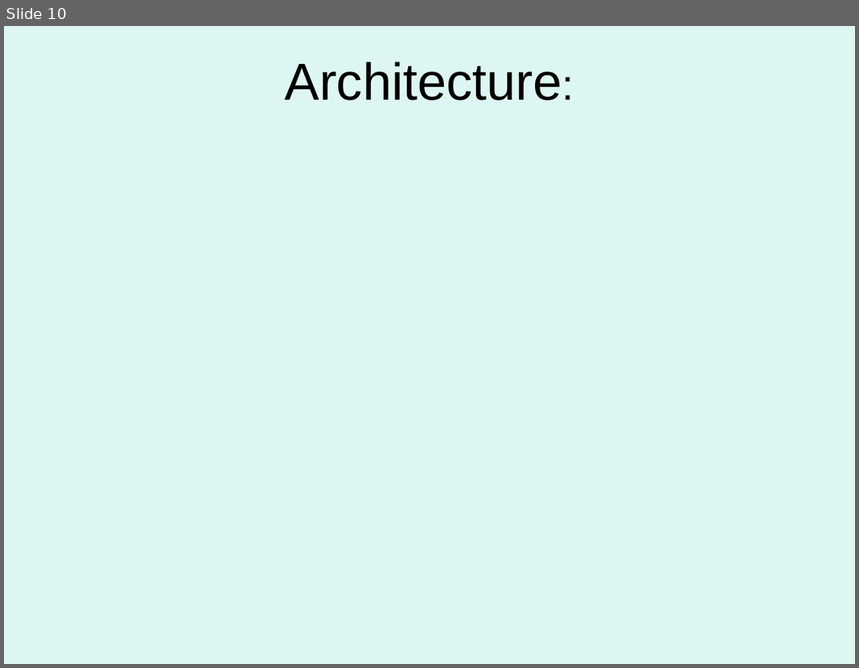
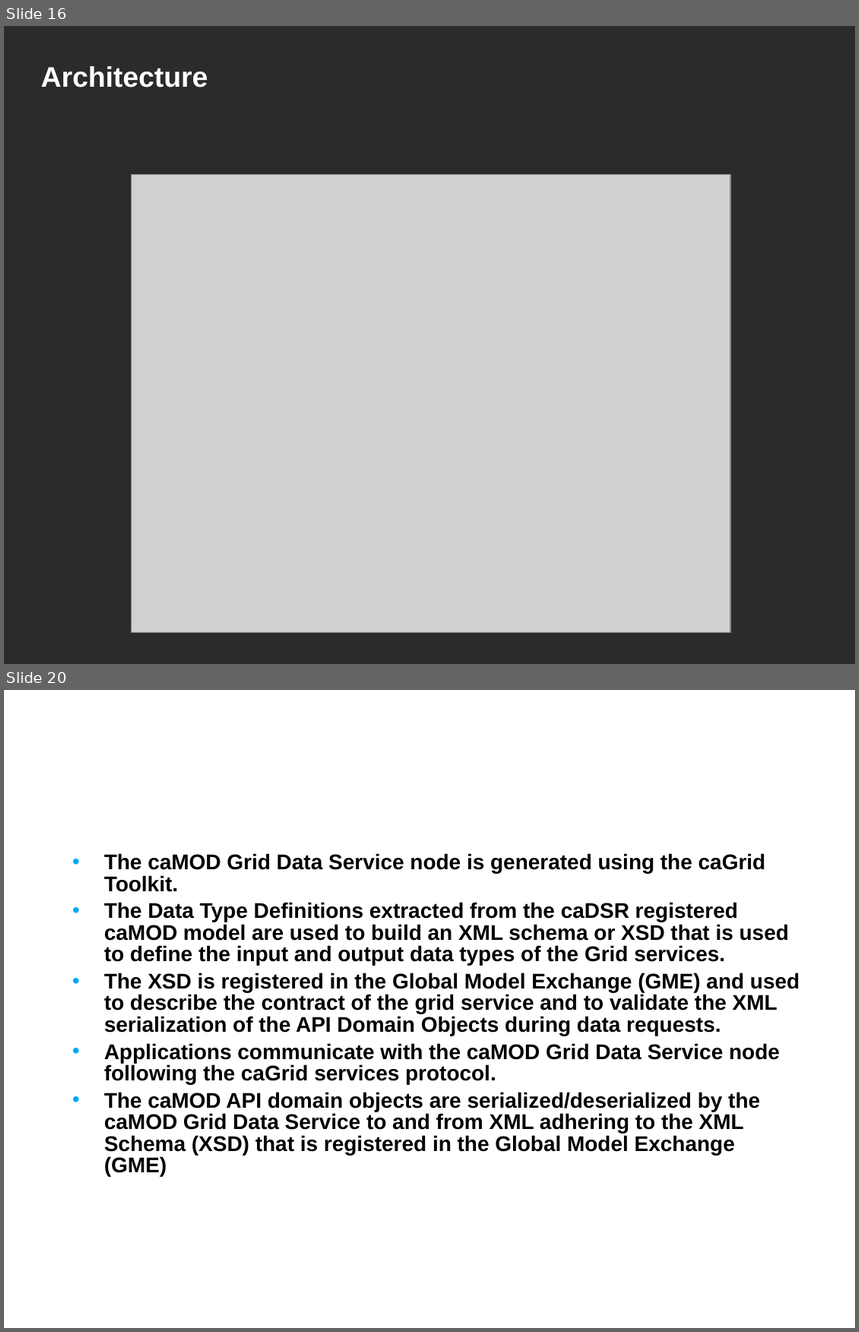
Before and after one commit to NCIP/camod-docs, a slide deck: CABIG compliance/caMOD 2.5 VCDE Submission/caMOD_Interoperability_Review_2009.ppt. Shown one above the other, each under a label of ours: slide 10 before the commit, slides 16 and 20 after it; the slides between them are not shown. The pictures are 859x668 and 859x1332 pixels, drawn with LibreOffice and Linux fonts; fonts in the diff are those of the drawing; grey boxes stand for pictures; background and template pictures are left out; a plain dark background stands for a picture behind light text. Boxes give left, top, right and bottom in pixels: in the first picture for what was removed or moved away, otherwise in the second. Text is boxed around its words. In the diff, an @@ line names an element or a change of style, - is before the commit and + after.

```diff
--- a/CABIG compliance/caMOD 2.5 VCDE Submission/caMOD_Interoperability_Review_2009.ppt
+++ b/CABIG compliance/caMOD 2.5 VCDE Submission/caMOD_Interoperability_Review_2009.ppt
@@ slide 20 added at bbox=[4, 690, 855, 1328], background picture (left out) @@
@@ title added at bbox=[32, 690, 671, 790], 24 pt, text #FFFFFF, bold @@
+caMOD Grid Node
@@ text added at bbox=[104, 853, 800, 1177], 18 pt, text #000000, bold @@
+• The caMOD Grid Data Service node is generated using the caGrid Toolkit.
+• The Data Type Definitions extracted from the caDSR registered caMOD model are used to build an XML schema or XSD that is used to define the input and output data types of the Grid services.
+• The XSD is registered in the Global Model Exchange (GME) and used to describe the contract of the grid service and to validate the XML serialization of the API Domain Objects during data requests.
+• Applications communicate with the caMOD Grid Data Service node following the caGrid services protocol.
+• The caMOD API domain objects are serialized/deserialized by the caMOD Grid Data Service to and from XML adhering to the XML Schema (XSD) that is registered in the Global Model Exchange (GME)
@@ what was slide 10 is now slide 16 @@
@@ slide 16 changed as well @@
@@ background #DEF6F1 to picture (left out) @@
@@ title at bbox=[41, 66, 208, 88]: text changed; size 44 to 24 pt; text colour #000000 to #FFFFFF; bold on @@
-Architecture:
+Architecture
@@ picture added at bbox=[131, 174, 730, 633] @@
```
Also in this commit, not shown: 2 other slides changed, 20 other slides added, 7 slides removed.
